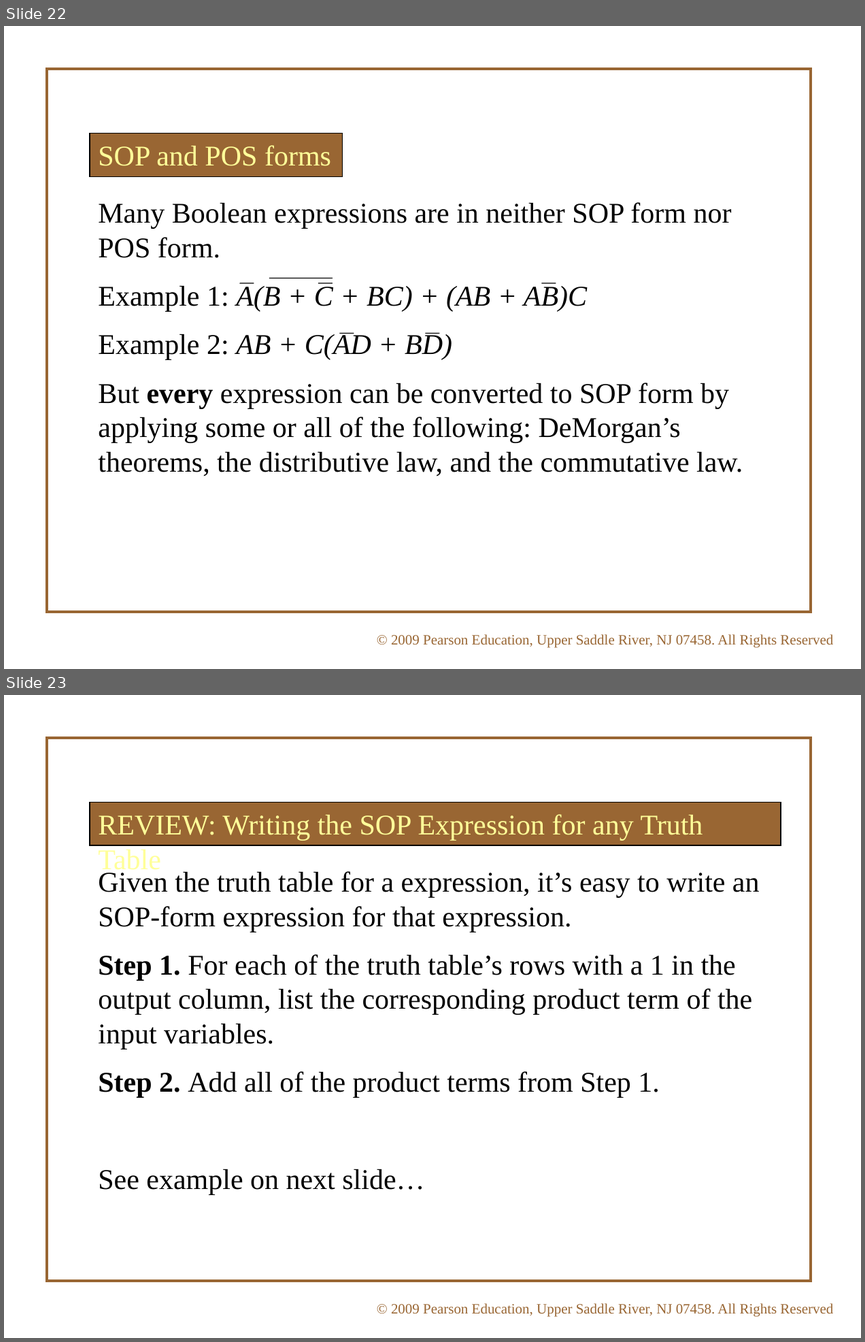
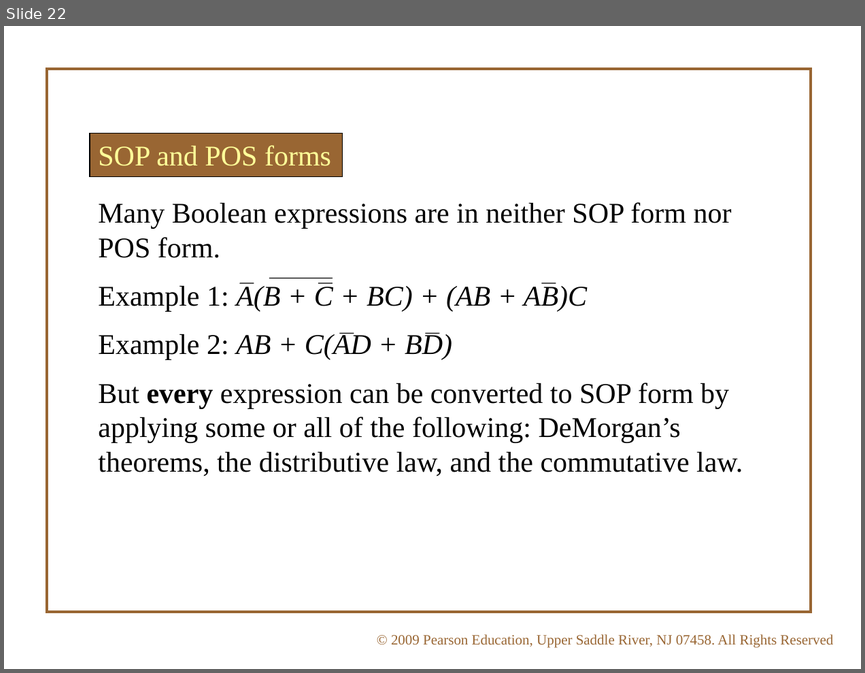
Before and after one commit to kevindeslauriers/ICS3U-2016, a slide deck: Unit Three/src/com.bayviewglen.dayfive/deMorgans Laws and Logical Expressions.pptx. Shown one above the other, each under a label of ours: slides 22 and 23 before the commit, slide 22 after it. The pictures are 865x1342 and 865x673 pixels, drawn with LibreOffice and Linux fonts; fonts in the diff are those of the drawing. Boxes give left, top, right and bottom in pixels: in the first picture for what was removed or moved away, otherwise in the second. Text is boxed around its words. In the diff, an @@ line names an element or a change of style, - is before the commit and + after.

Commit message:
Updated with another Expression.

```diff
--- a/Unit Three/src/com.bayviewglen.dayfive/deMorgans Laws and Logical Expressions.pptx
+++ b/Unit Three/src/com.bayviewglen.dayfive/deMorgans Laws and Logical Expressions.pptx
@@ slide 23 removed at (4,695,861,1338), background #FFFFFF; not listed: 2 template elements that a slide beside it also shows @@
@@ rectangle removed at (90,802,781,845) @@
-REVIEW: Writing the SOP Expression for any Truth Table
@@ text removed at (98,871,759,1195) @@
-Given the truth table for a expression, it’s easy to write an SOP-form expression for that expression.
-Step 1. For each of the truth table’s rows with a 1 in the output column, list the corresponding product term of the input variables.
-Step 2. Add all of the product terms from Step 1.
-See example on next slide…
```
Also in this commit, not shown: 9 slides changed.
